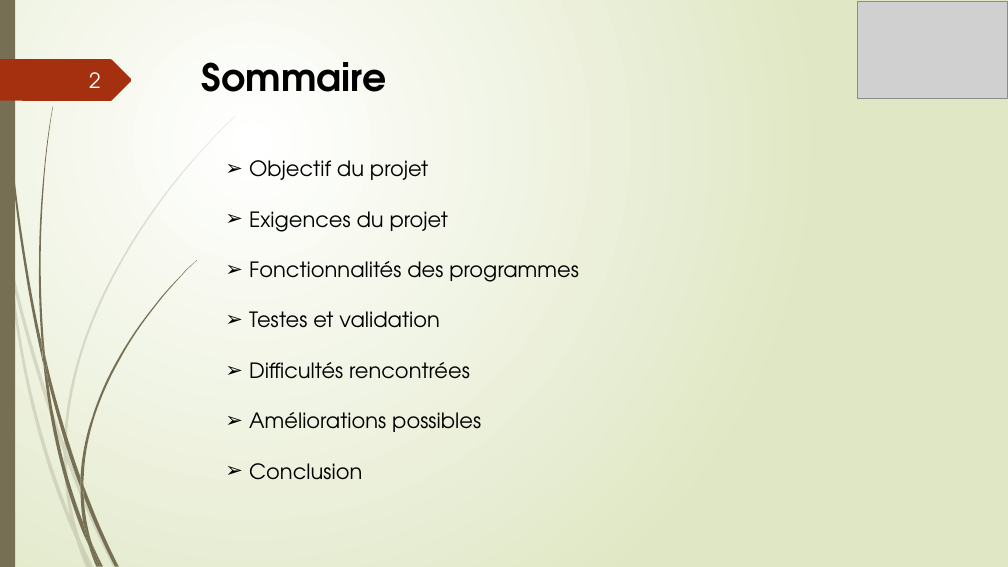
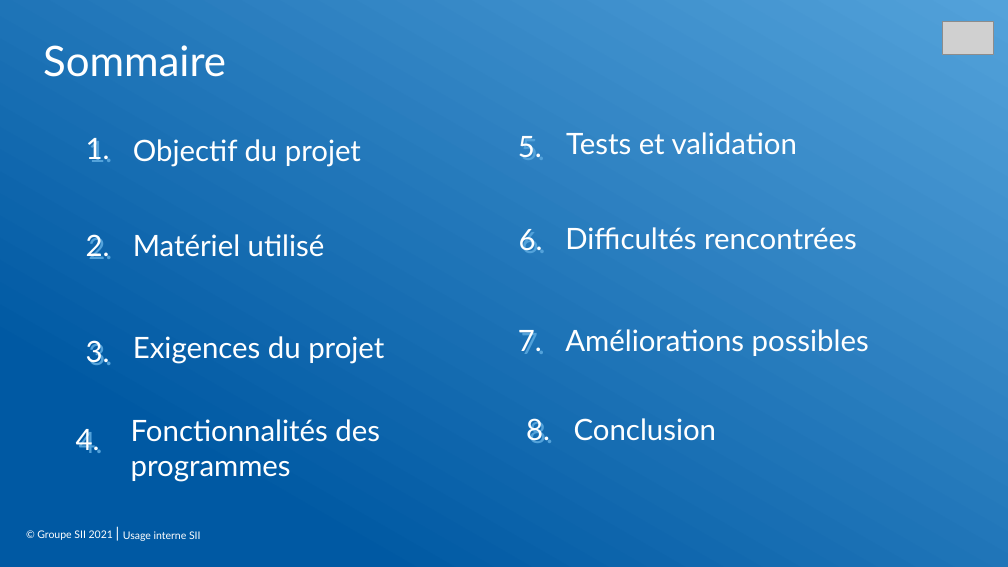
Before and after one commit to FufuAkuseru/TP-morse, a slide deck: slide 3 of Projet Morse.pptx (slide 2 before the commit). Drawn at 1008x567 pixels with LibreOffice and Linux fonts; fonts in the diff are those of the drawing; grey boxes stand for pictures; background and template pictures are left out. Boxes give left, top, right and bottom in pixels: in the first picture for what was removed or moved away, otherwise in the second. Text is boxed around its words. In the diff, an @@ line names an element or a change of style, - is before the commit and + after.

```diff
--- a/Projet Morse.pptx
+++ b/Projet Morse.pptx
@@ background gradient #FFFFFF to #DFE8C4 to #FFFFFF @@
@@ rectangle removed at box(0, 0, 15, 567) @@
@@ rectangle added at box(0, 0, 1008, 567), fill gradient #53A2DA to #0059A3 @@
@@ picture removed at box(858, 1, 1007, 98) @@
@@ picture added at box(942, 22, 994, 55) @@
@@ freeform shape removed at box(0, 59, 132, 101) @@
@@ text "Sommaire": place and size @@
-text "Sommaire" at box(202, 62, 386, 92)
+text "Sommaire" at box(43, 45, 226, 77)
@@ text "Sommaire" at box(43, 45, 226, 77): size 36 to 40 pt, font TeX Gyre Adventor to Lato, text colour #000000 to #FFFFFF, bold off @@
@@ text added at box(86, 138, 110, 162), 28 pt, text #FFFFFF @@
+1.
@@ text added at box(133, 139, 361, 167), 28 pt, text #FFFFFF @@
+Objectif du projet
@@ text added at box(518, 136, 542, 158), 28 pt, text #FFFFFF @@
+5.
@@ text added at box(566, 132, 797, 155), 28 pt, text #FFFFFF @@
+Tests et validation
@@ text removed at box(249, 160, 579, 480) @@
-➢ Objectif du projet
-➢ Exigences du projet
-➢ Fonctionnalités des programmes
-➢ Testes et validation
-➢ Difficultés rencontrées
-➢ Améliorations possibles
-➢ Conclusion
@@ text "2." at box(86, 234, 110, 259): vertical alignment middle to top @@
@@ text at box(86, 234, 110, 259): text changed; size 20 to 28 pt; font TeX Gyre Adventor to Lato; text colour #FEFFFF to #FFFFFF @@
-2
+2.
@@ text added at box(133, 234, 325, 257), 28 pt, text #FFFFFF @@
+Matériel utilisé
@@ text added at box(519, 229, 543, 253), 28 pt, text #FFFFFF @@
+6.
@@ text added at box(565, 227, 857, 250), 28 pt, text #FFFFFF @@
+Difficultés rencontrées
@@ text added at box(565, 329, 869, 356), 28 pt, text #FFFFFF @@
+Améliorations possibles
@@ text added at box(86, 340, 110, 365), 28 pt, text #FFFFFF @@
+3.
@@ text added at box(133, 336, 384, 363), 28 pt, text #FFFFFF @@
+Exigences du projet
@@ text added at box(518, 330, 542, 354), 28 pt, text #FFFFFF @@
+7.
@@ text added at box(131, 419, 380, 481), 28 pt, text #FFFFFF @@
+Fonctionnalités des programmes
@@ text added at box(526, 418, 550, 443), 28 pt, text #FFFFFF @@
+8.
@@ text added at box(574, 418, 717, 441), 28 pt, text #FFFFFF @@
+Conclusion
@@ text added at box(76, 429, 100, 453), 28 pt, text #FFFFFF @@
+4.
@@ text added at box(37, 530, 113, 540), 10 pt, text #FFFFFF @@
+© Groupe SII 2021 |
@@ group removed at box(0, 116, 236, 567): 10 freeform shapes @@
@@ group removed at box(2, 0, 197, 567): 12 freeform shapes @@
@@ text added at box(123, 531, 201, 541), 10 pt, text #FFFFFF @@
+Usage interne SII
```
Also in this commit, not shown: 4 other slides changed, 4 slides added.
